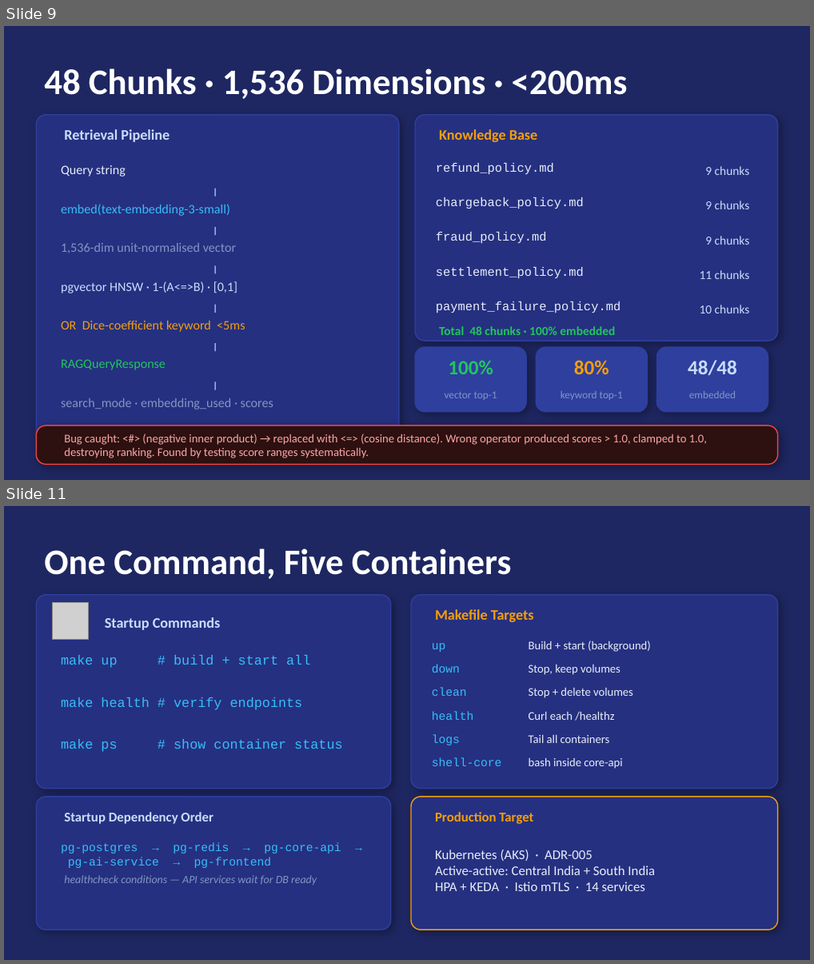
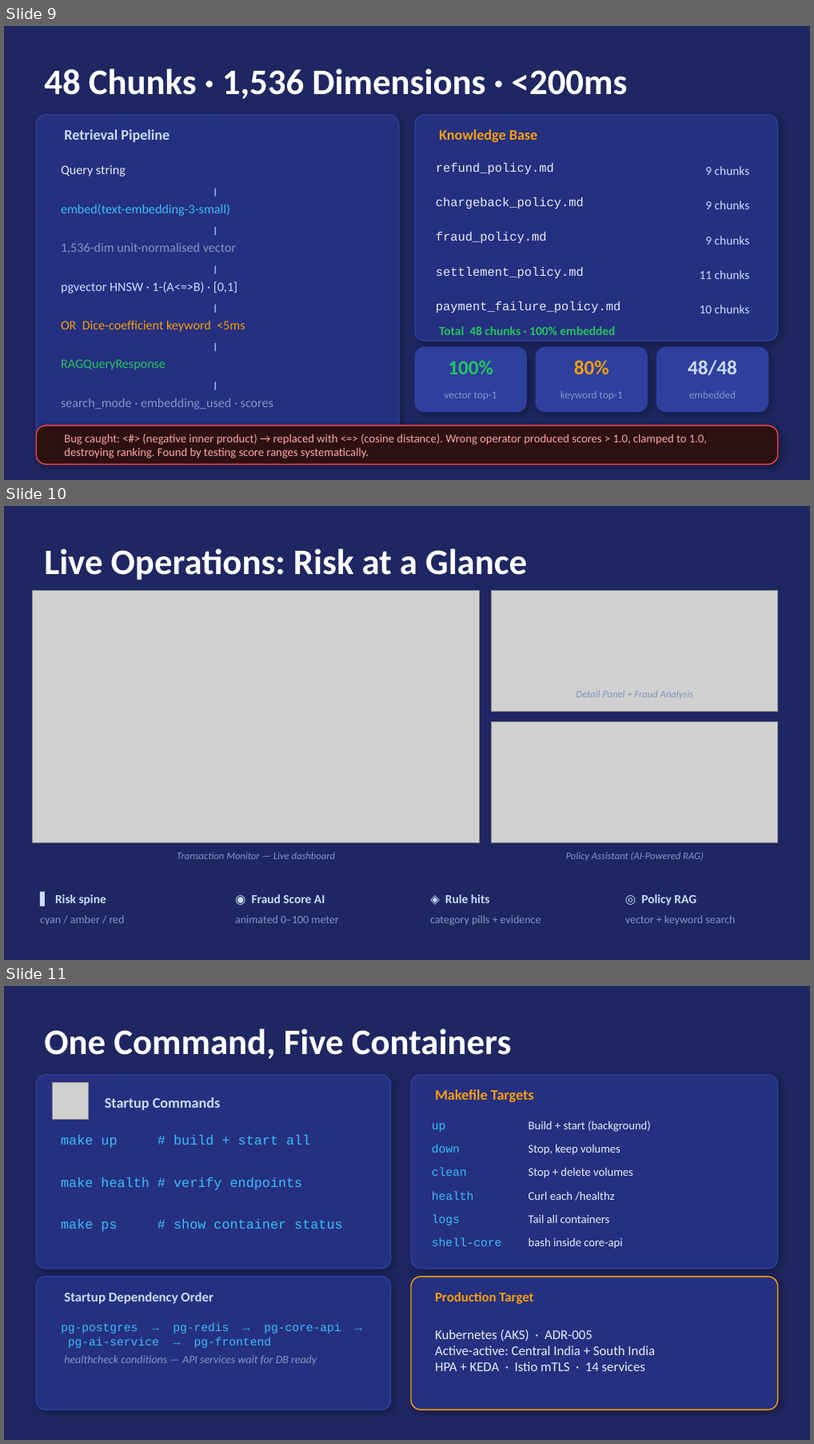
Before and after one commit to JayachandranSM/Capstone-payment-gateway-platform-project, a slide deck: Docs/Architecture/payment-gateway/Capstone-presentation.pptx. Shown one above the other, each under a label of ours: slides 9 and 11 before the commit, slides 9, 10 and 11 after it; the slides between them are not shown. The pictures are 814x964 and 814x1444 pixels, drawn with LibreOffice and Linux fonts; fonts in the diff are those of the drawing; grey boxes stand for pictures. Boxes give left, top, right and bottom in pixels: in the first picture for what was removed or moved away, otherwise in the second. Text is boxed around its words. In the diff, an @@ line names an element or a change of style, - is before the commit and + after.

```diff
--- a/Docs/Architecture/payment-gateway/Capstone-presentation.pptx
+++ b/Docs/Architecture/payment-gateway/Capstone-presentation.pptx
@@ slide 10 added at [4,506,810,960], background #1E2761 @@
@@ text added at [44,548,527,580], 32 pt, text #FFFFFF, bold @@
+Live Operations: Risk at a Glance
@@ picture added at [32,591,480,842] @@
@@ picture added at [492,591,778,712] @@
@@ text added at [576,690,694,699], 9 pt, text #8096C4, italic @@
+Detail Panel + Fraud Analysis
@@ picture added at [492,721,778,842] @@
@@ text added at [177,852,336,859], 9 pt, text #8096C4, italic @@
+Transaction Monitor — Live dashboard
@@ text added at [566,852,704,860], 9 pt, text #8096C4, italic @@
+Policy Assistant (AI-Powered RAG)
@@ text added at [55,894,106,905], 11 pt, text #CADCFC, bold @@
+▌ Risk spine
@@ text added at [252,894,325,903], 11 pt, text #CADCFC, bold @@
+◉ Fraud Score AI
@@ text added at [446,894,490,903], 11 pt, text #CADCFC, bold @@
+◈ Rule hits
@@ text added at [642,894,697,905], 11 pt, text #CADCFC, bold @@
+◎ Policy RAG
@@ text added at [40,915,125,924], 10 pt, text #8096C4 @@
+cyan / amber / red
@@ text added at [235,915,338,923], 10 pt, text #8096C4 @@
+animated 0–100 meter
@@ text added at [430,915,542,924], 10 pt, text #8096C4 @@
+category pills + evidence
@@ text added at [626,915,735,924], 10 pt, text #8096C4 @@
+vector + keyword search
```
Also in this commit, not shown: 6 slides changed, 1 other slide added, 1 slide removed.
